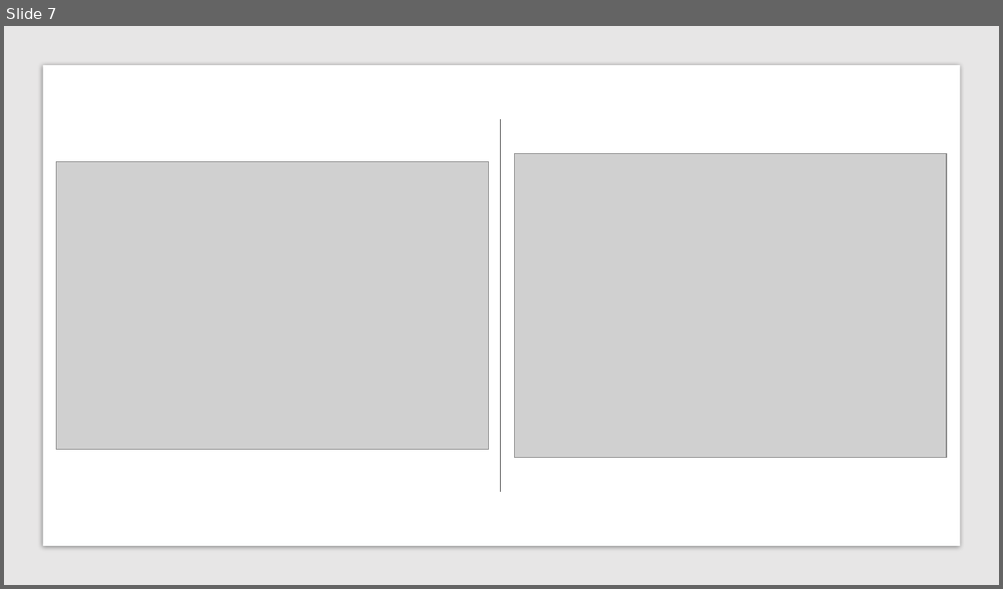
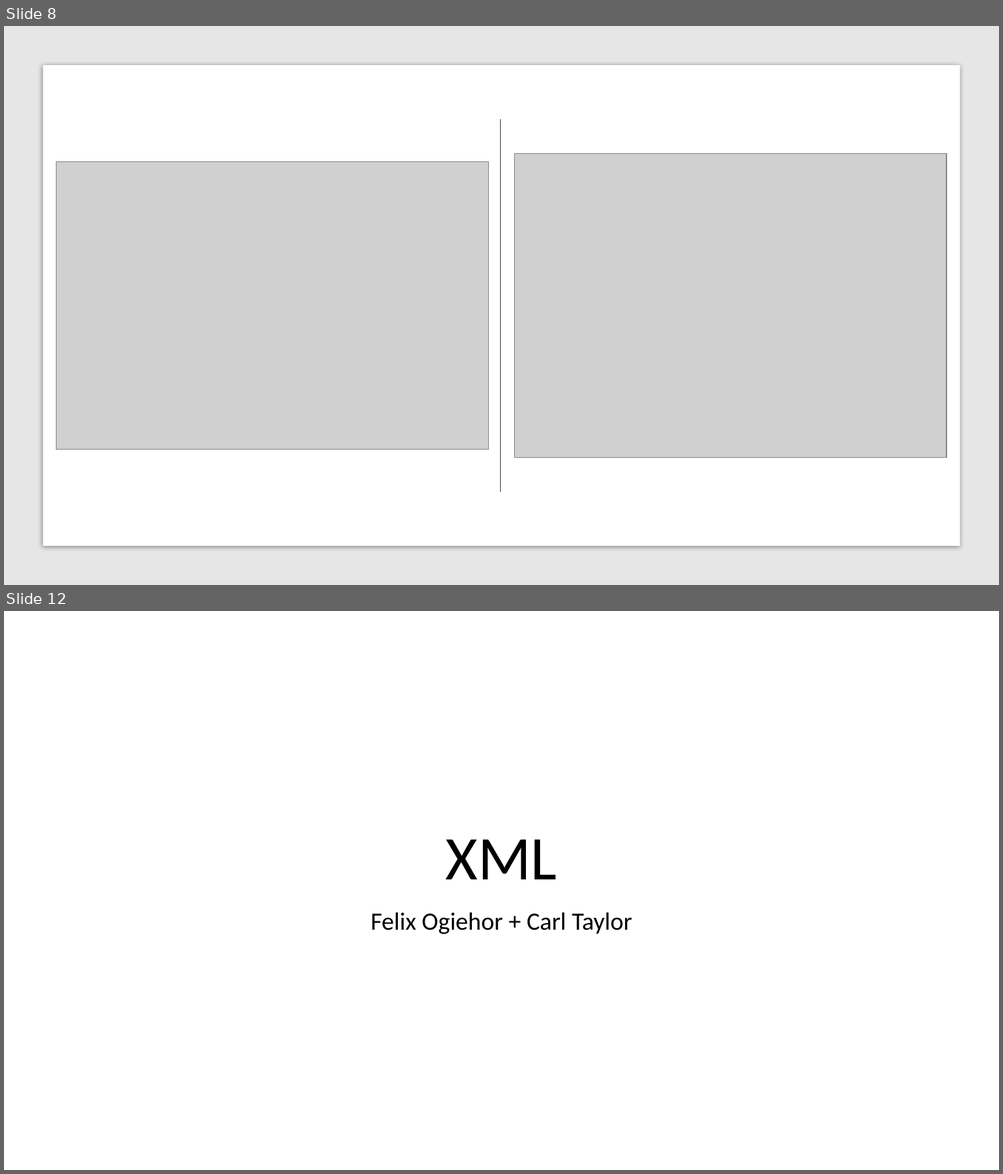
Before and after one commit to Madmurt/CA-ASP.NET-MVC-Project, a slide deck: Jim’s Gym.pptx. Shown one above the other, each under a label of ours: slide 7 before the commit, slides 8 and 12 after it; the slides between them are not shown. The pictures are 1003x589 and 1003x1174 pixels, drawn with LibreOffice and Linux fonts; fonts in the diff are those of the drawing; grey boxes stand for pictures. Boxes give left, top, right and bottom in pixels: in the first picture for what was removed or moved away, otherwise in the second. Text is boxed around its words. In the diff, an @@ line names an element or a change of style, - is before the commit and + after.

```diff
--- a/Jim’s Gym.pptx
+++ b/Jim’s Gym.pptx
@@ slide 12 added at [4,611,999,1170], background #FFFFFF @@
@@ title added at [446,840,558,880], 60 pt, text #000000 @@
+XML
@@ subtitle added at [370,912,632,934], 24 pt, text #000000 @@
+Felix Ogiehor + Carl Taylor
@@ what was slide 7 is now slide 8 @@
```
Also in this commit, not shown: 3 slides changed, 7 other slides added, 1 slide removed, 17 other files.
